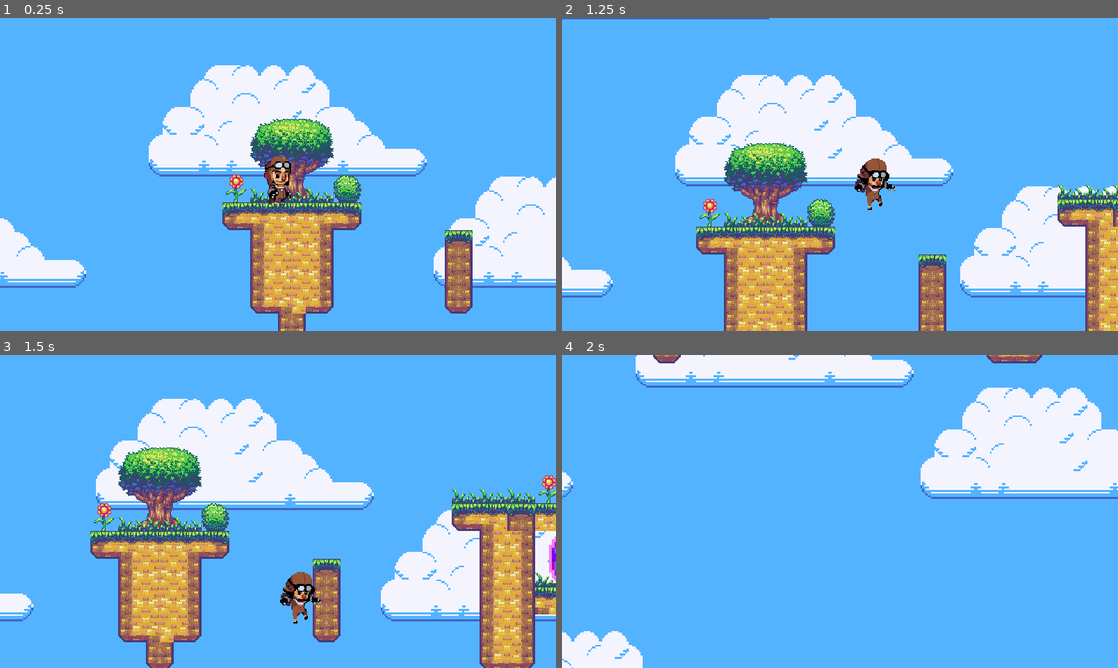
Above: before the commit, frames 1-4 (two rows, left to right).
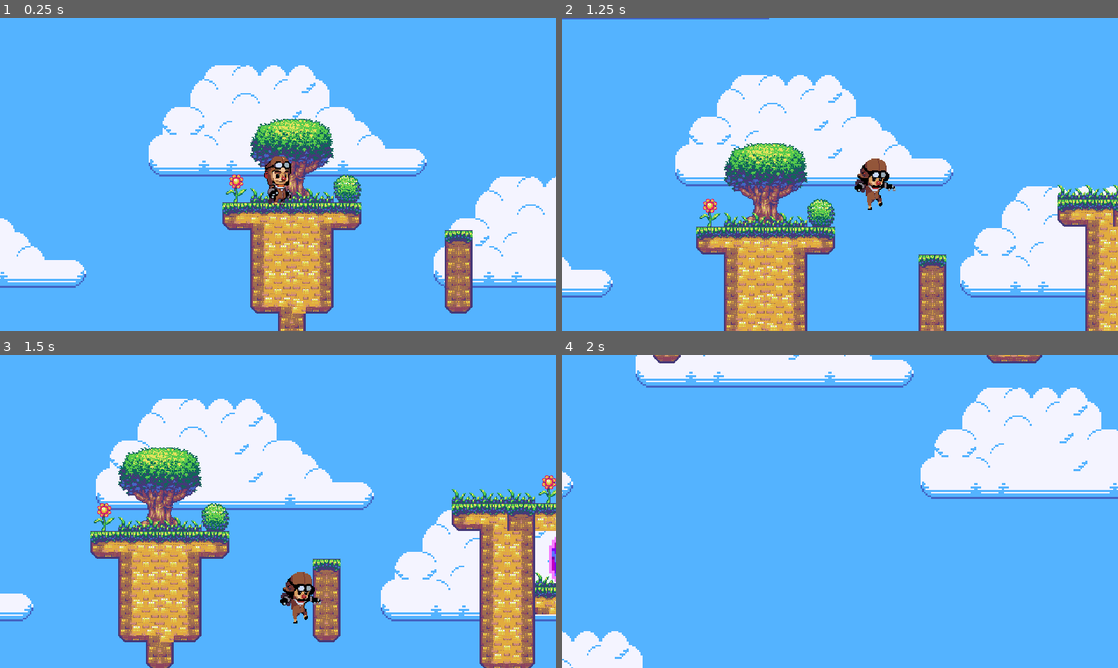
Above: after the commit, the same moments.

Repository: seanlim/zendari
Game: Godot game, scene res://World.tscn
The game is run twice, just before and just after one commit, with the same random seed, the same clock (stepped at 60 frames per second) and the same inputs.
Inputs:
- Up to frame 1 (0.25 s): no input
- Up to frame 2 (1.25 s): tap Enter at 0.5 s; hold Right (ui_right) from 0.53 s (still down); tap Up (ui_up) at 0.6, 0.77, 1.07 s
- Up to frame 3 (1.5 s): keep holding Right (ui_right); tap Up (ui_up) at 1.35 s
- Up to frame 4 (2 s): keep holding Right (ui_right); tap Up (ui_up) at 1.52, 1.82 s

Frames 1-2 are identical in both runs. In frame 3, less than 0.1% of the frame differs, in the area x 98-100%, y 58-73%; in frame 4, nothing differs.

Commit message:
Improve rewinding

Diff:
--- a/KinematicBody2D.gd
+++ b/KinematicBody2D.gd
@@ -9,30 +9,30 @@
 var motion = Vector2()
 var friction = false
 var doubleJumped = false
+var rewinded = false
 
 var motion_hist = Array()
 
 func _physics_process(delta):
-	print(motion_hist.size())
+	print(motion_hist)
 	if Input.is_action_pressed("ui_down") && motion_hist.size() > 0:
+		rewinded = true
 		$Sprite.animation = "fall"
 		motion = motion_hist.pop_back() * Vector2(-1,-1)
 	else:
 		# Gravity
 		motion.y += GRAVITY
 
-		# if Input.is_action_just_released("ui_down"):
-			# motion_hist.clear()
+		if Input.is_action_just_released("ui_down"):
+			motion_hist.clear()
 		# Controls
 		if Input.is_action_pressed("ui_right"):
 			motion.x = min(motion.x + ACC , SPEED_UPPER)
-			motion_hist.append(motion)
 			$Sprite.flip_h = false
 			$Sprite.animation = "run"
 
 		elif Input.is_action_pressed("ui_left"):
 			motion.x = max(motion.x - ACC , -SPEED_UPPER)
-			motion_hist.append(motion)
 			$Sprite.flip_h = true
 			$Sprite.animation = "run"
 		else:
@@ -41,22 +41,24 @@
 			friction = true
 
 		if is_on_floor():
+			rewinded = false
 			doubleJumped = false
 			if friction == true:
 				motion.x = lerp(motion.x, 0, 0.2)
 			if Input.is_action_just_pressed("ui_up"):
 				motion.y = JUMP_HEIGHT
-				motion_hist.append(motion)
 
 
 		elif Input.is_action_just_pressed("ui_up") && !doubleJumped:
 				doubleJumped = true
 				motion.y = JUMP_HEIGHT/ 2 # Double jump
-				motion_hist.append(motion)
 
 		else:
 			motion.x = lerp(motion.x, 0, 0.1)
 			$Sprite.animation = "jump" if motion.y < 0 else "fall"
 
+		if motion.abs() > Vector2(0, 20) && !rewinded:
+			motion_hist.append(motion)
+
 	motion = move_and_slide(motion, UP)
 	pass
--- a/World.tscn
+++ b/World.tscn
@@ -535,7 +535,7 @@
 scale = Vector2( 0.256575, 0.133333 )
 frames = SubResource( 2 )
 animation = "default"
-frame = 1
+frame = 2
 playing = true
 
 [node name="Player" type="KinematicBody2D" parent="." index="3"]
@@ -555,6 +555,7 @@
 
 frames = SubResource( 3 )
 animation = "run"
+frame = 4
 playing = true
 
 [node name="CollisionShape2D" type="CollisionShape2D" parent="Player" index="1"]
